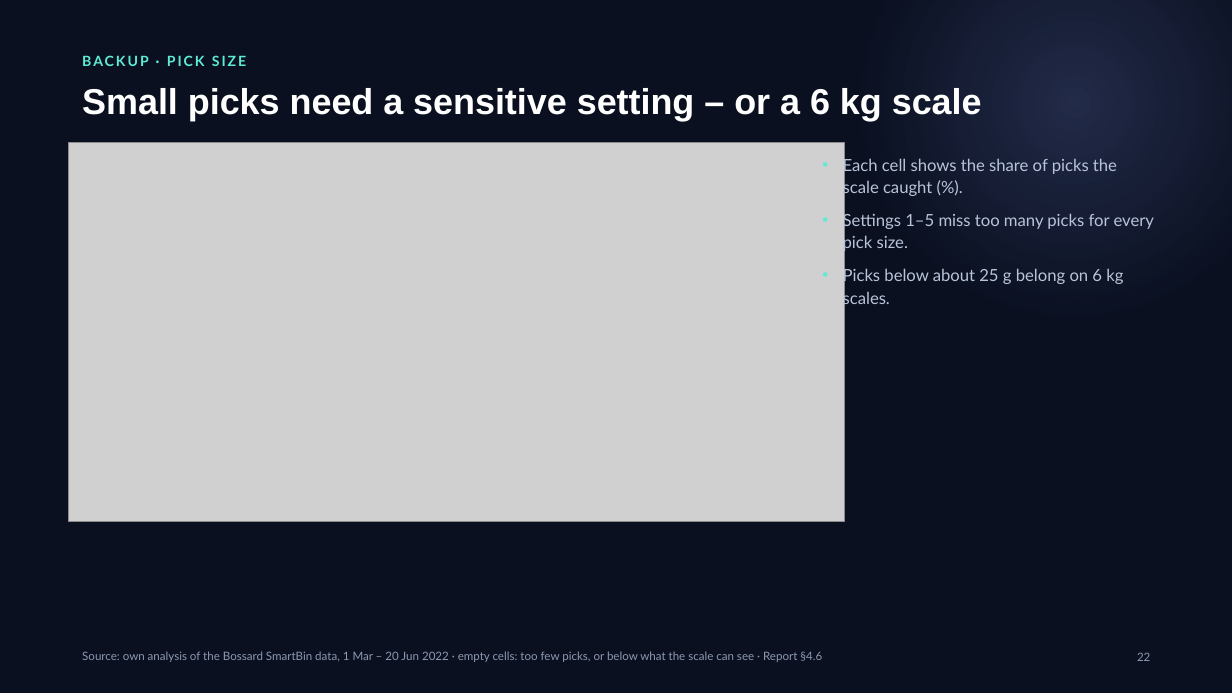
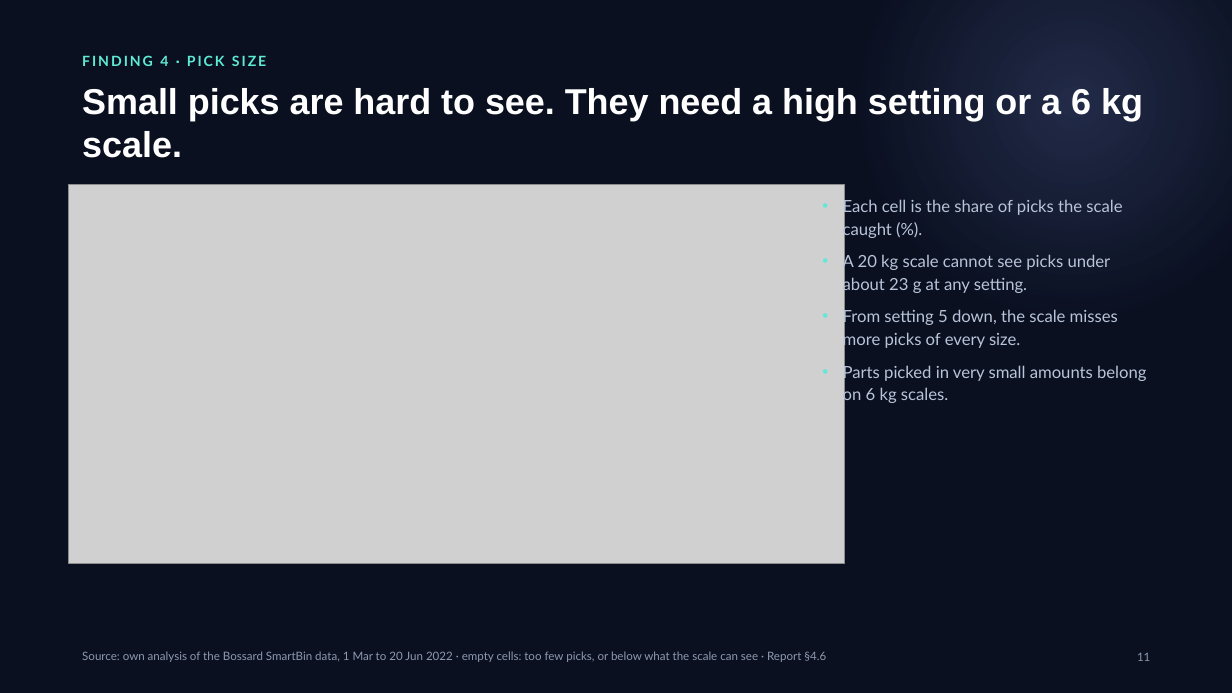
Before and after one commit to erenalpckroglu/smartbin-sensor-optimization, a slide deck: slide 11 of presentation/SmartBin – CTO presentation.pptx (slide 22 before the commit). Drawn at 1232x693 pixels with LibreOffice and Linux fonts; fonts in the diff are those of the drawing; grey boxes stand for pictures. Boxes give left, top, right and bottom in pixels: in the first picture for what was removed or moved away, otherwise in the second. Text is boxed around its words. In the diff, an @@ line names an element or a change of style, - is before the commit and + after.

```diff
--- a/presentation/SmartBin – CTO presentation.pptx
+++ b/presentation/SmartBin – CTO presentation.pptx
@@ text at [82,55,266,66]: text changed @@
-BACKUP · PICK SIZE
+FINDING 4 · PICK SIZE
@@ text at [82,88,1143,158]: text changed @@
-Small picks need a sensitive setting – or a 6 kg scale
+Small picks are hard to see. They need a high setting or a 6 kg scale.
@@ picture: place and size @@
-picture at [68,143,845,522]
+picture at [68,184,845,563]
@@ text at [843,198,1146,404]: text changed @@
-• Each cell shows the share of picks the scale caught (%).
-• Settings 1–5 miss too many picks for every pick size.
-• Picks below about 25 g belong on 6 kg scales.
+• Each cell is the share of picks the scale caught (%).
+• A 20 kg scale cannot see picks under about 23 g at any setting.
+• From setting 5 down, the scale misses more picks of every size.
+• Parts picked in very small amounts belong on 6 kg scales.
@@ text at [82,651,826,662]: text changed @@
-Source: own analysis of the Bossard SmartBin data, 1 Mar – 20 Jun 2022 · empty cells: too few picks, or below what the scale can see · Report §4.6
+Source: own analysis of the Bossard SmartBin data, 1 Mar to 20 Jun 2022 · empty cells: too few picks, or below what the scale can see · Report §4.6
@@ text at [1137,653,1150,661]: text changed @@
-22
+11
```
Also in this commit, not shown: 21 other slides changed, 2 slides added, 24 other files.
